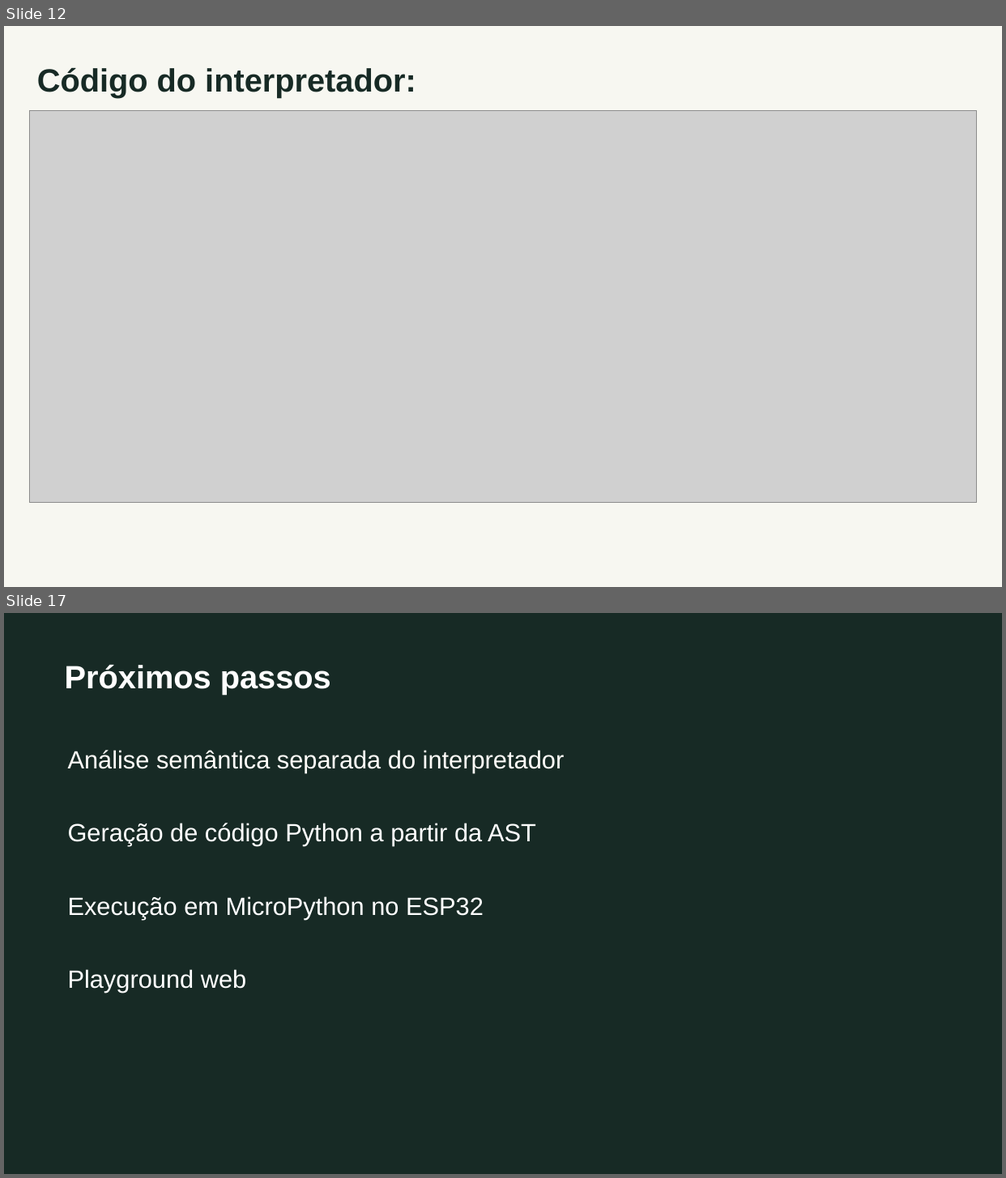
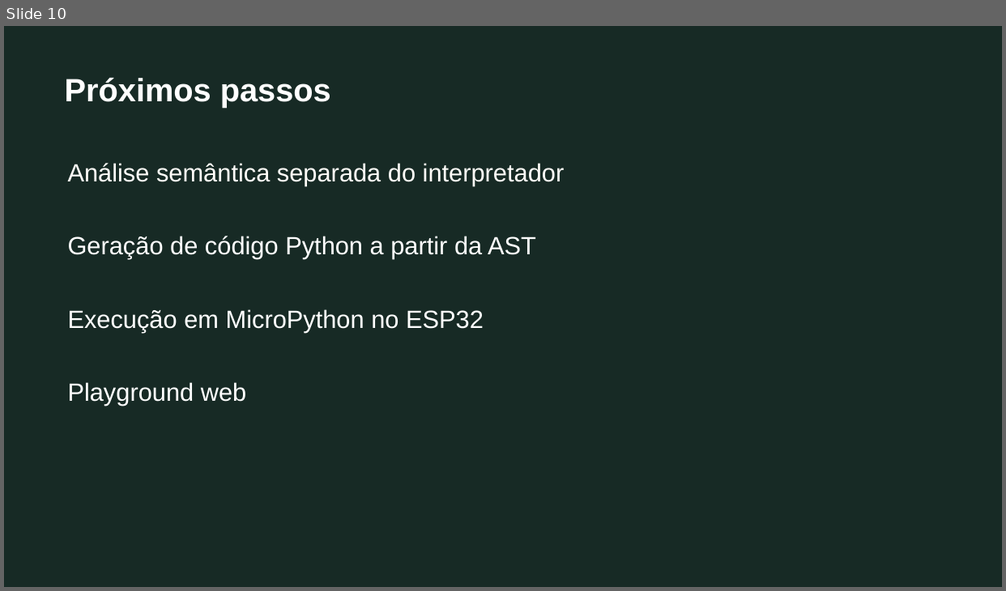
Before and after one commit to fernandomcrsilva/grove-language, a slide deck: docs/grove-compiladores.pptx. Shown one above the other, each under a label of ours: slides 12 and 17 before the commit, slide 10 after it; the slides between them are not shown. The pictures are 1006x1178 and 1006x591 pixels, drawn with LibreOffice and Linux fonts; fonts in the diff are those of the drawing; grey boxes stand for pictures. Boxes give left, top, right and bottom in pixels: in the first picture for what was removed or moved away, otherwise in the second. Text is boxed around its words. In the diff, an @@ line names an element or a change of style, - is before the commit and + after.

```diff
--- a/docs/grove-compiladores.pptx
+++ b/docs/grove-compiladores.pptx
@@ slide 12 removed at box(4, 26, 1002, 587), background #F7F7F1 @@
@@ text removed at box(37, 67, 416, 97) @@
-Código do interpretador:
@@ picture removed at box(29, 110, 977, 503) @@
@@ what was slide 17 is now slide 10 @@
```
Also in this commit, not shown: 1 slide changed, 6 slides added, 12 other slides removed.
